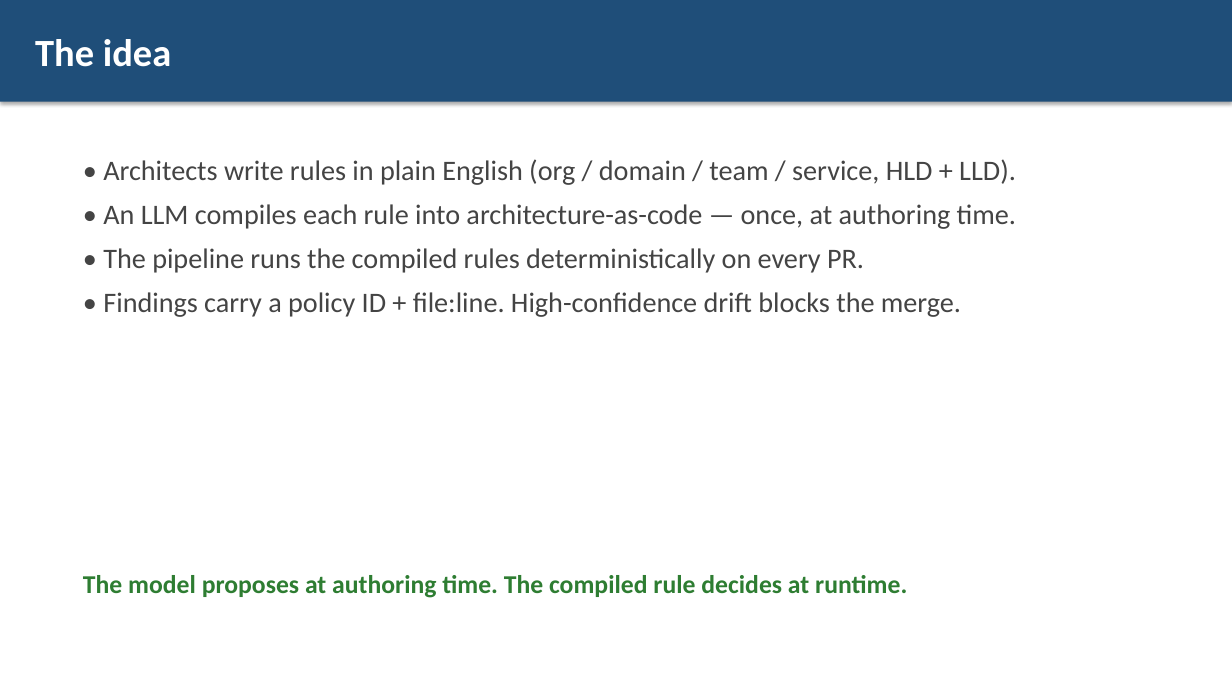
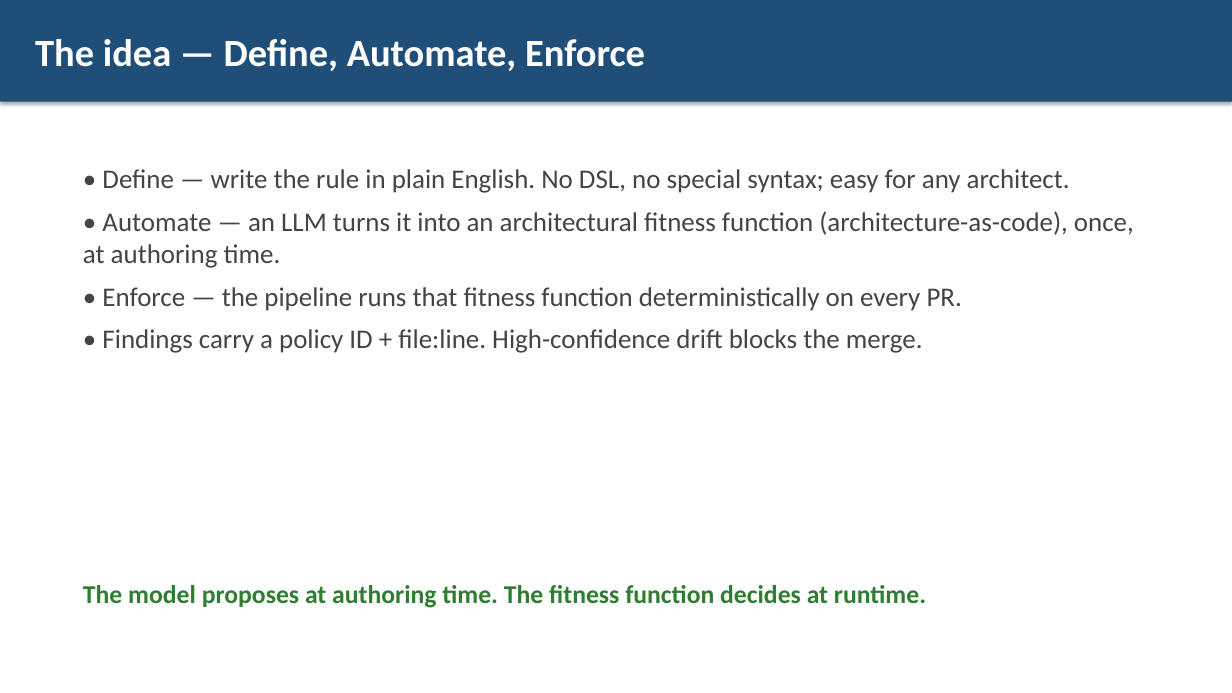
Before and after one commit to Anilinfo2015/ArchGuard-Agent, a slide deck: slide 3 of pitch/ArchGuard-Pitch.pptx. Drawn at 1232x693 pixels with LibreOffice and Linux fonts; fonts in the diff are those of the drawing. Boxes give left, top, right and bottom in pixels: in the first picture for what was removed or moved away, otherwise in the second. Text is boxed around its words. In the diff, an @@ line names an element or a change of style, - is before the commit and + after.

Commit message:
Add two-sided problem framing + fresh use-case research (idea 10); simplify to Define/Automate/Enforce

```diff
--- a/pitch/ArchGuard-Pitch.pptx
+++ b/pitch/ArchGuard-Pitch.pptx
@@ text in rectangle at [35, 39, 645, 71]: text changed @@
-The idea
+The idea — Define, Automate, Enforce
@@ text "• Define — write the ...": place and size @@
-text "• Define — write the ..." at [103, 159, 1016, 317]
+text "• Define — write the ..." at [83, 169, 1134, 353]
@@ text at [83, 169, 1134, 311]: text changed; size 22 to 21 pt @@
-• Architects write rules in plain English (org / domain / team / service, HLD + LLD).
-• An LLM compiles each rule into architecture-as-code — once, at authoring time.
-• The pipeline runs the compiled rules deterministically on every PR.
+• Define — write the rule in plain English. No DSL, no special syntax; easy for any architect.
+• Automate — an LLM turns it into an architectural fitness function (architecture-as-code), once, at authoring time.
+• Enforce — the pipeline runs that fitness function deterministically on every PR.
@@ text at [102, 329, 923, 353]: size 22 to 21 pt in "• Findings carry a policy ID + ..." @@
@@ text at [83, 585, 926, 608]: text changed @@
-The model proposes at authoring time. The compiled rule decides at runtime.
+The model proposes at authoring time. The fitness function decides at runtime.
```
Also in this commit, not shown: 1 other slide changed, 4 other files.
